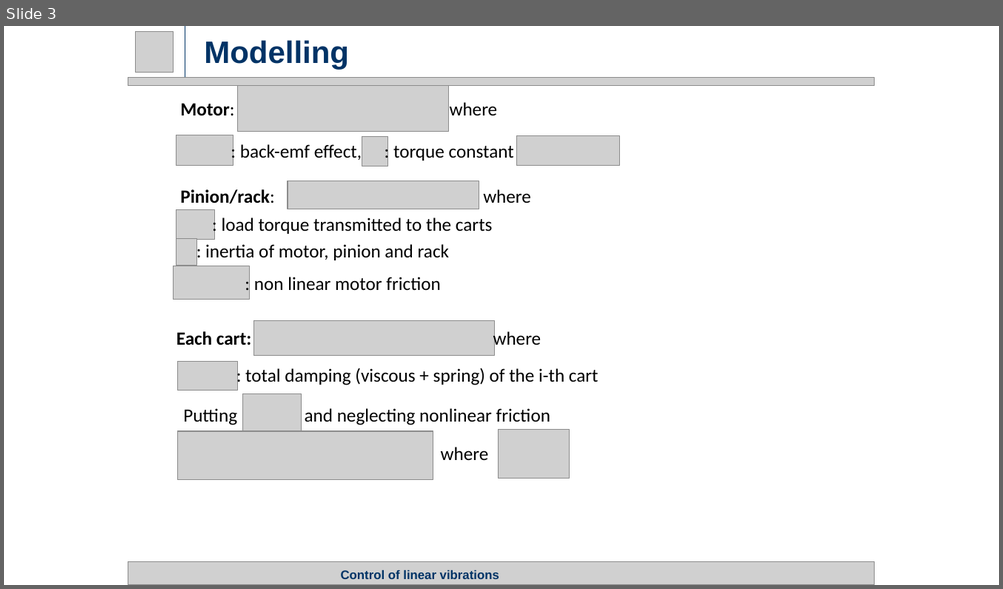
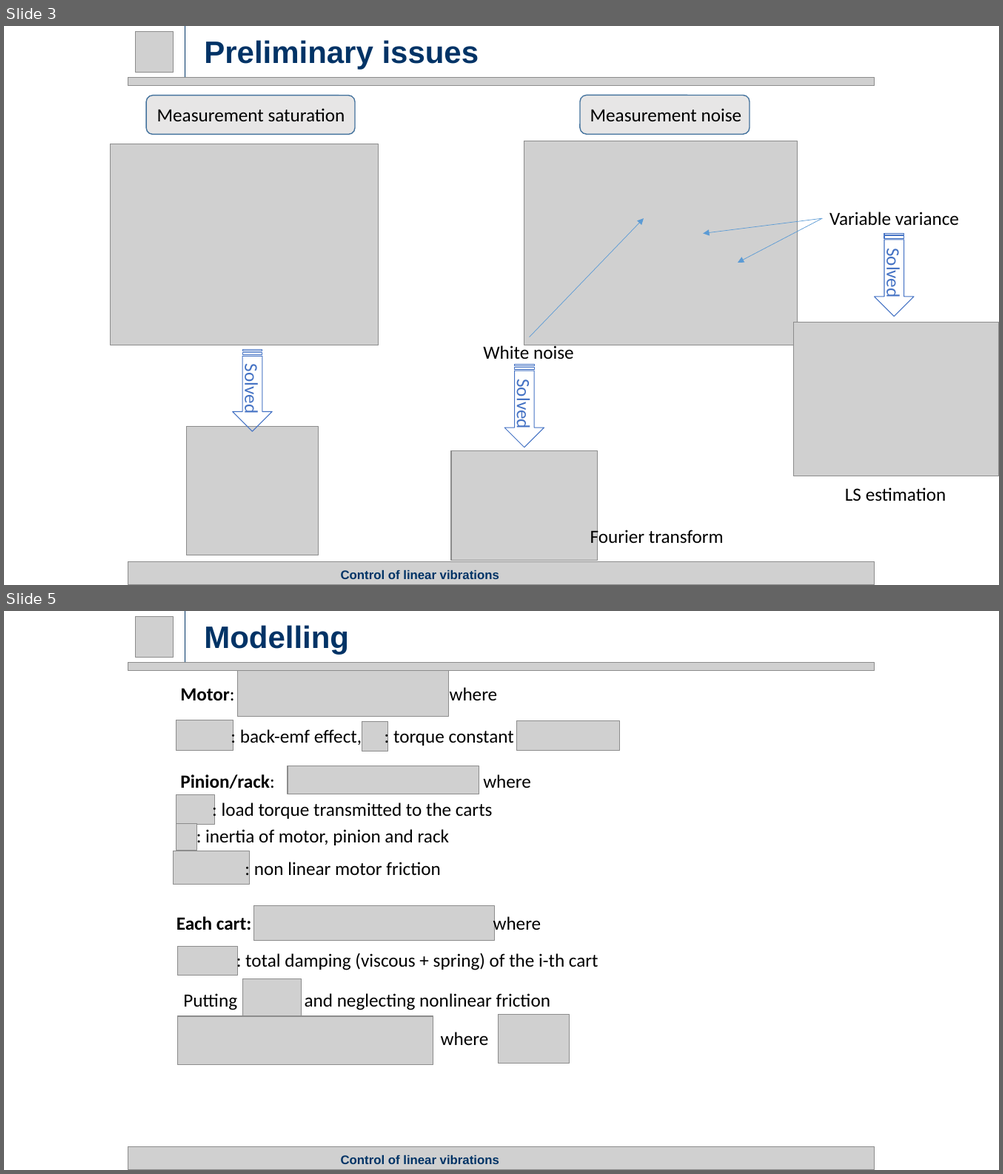
Before and after one commit to rssalessio/Control-Linear-Vibrations, a slide deck: finalPresentation/Part 1/Part1.pptx. Shown one above the other, each under a label of ours: slide 3 before the commit, slides 3 and 5 after it; the slides between them are not shown. The pictures are 1003x589 and 1003x1174 pixels, drawn with LibreOffice and Linux fonts; fonts in the diff are those of the drawing; grey boxes stand for pictures. Boxes give left, top, right and bottom in pixels: in the first picture for what was removed or moved away, otherwise in the second. Text is boxed around its words. In the diff, an @@ line names an element or a change of style, - is before the commit and + after.

```diff
--- a/finalPresentation/Part 1/Part1.pptx
+++ b/finalPresentation/Part 1/Part1.pptx
@@ slide 3 added at [4, 26, 999, 585], background #FFFFFF @@
@@ picture added at [135, 31, 173, 73] @@
@@ line added from (185, 78) to (185, 26), #003366 0.75 pt @@
@@ title added at [204, 40, 479, 69], 30 pt, text #003366, bold @@
+Preliminary issues
@@ picture added at [128, 78, 875, 86] @@
@@ rounded rectangle added at [147, 96, 356, 134], fill #E7E6E6, outline #43739E 1 pt @@
@@ text added at [157, 108, 345, 121], 18 pt, text #000000 @@
+Measurement saturation
@@ rounded rectangle added at [580, 96, 749, 134], fill #E7E6E6, outline #43739E 1 pt @@
@@ text added at [590, 108, 742, 121], 18 pt, text #000000 @@
+Measurement noise
@@ picture added at [111, 144, 378, 346] @@
@@ picture added at [524, 141, 797, 346] @@
@@ arrow added from (529, 337) to (643, 218), #5B9BD5 0.5 pt @@
@@ arrow added from (822, 218) to (703, 233), #5B9BD5 0.5 pt @@
@@ arrow added from (822, 218) to (737, 263), #5B9BD5 0.5 pt @@
@@ text added at [829, 212, 959, 226], 18 pt, text #000000 @@
+Variable variance
@@ striped right arrow added at [874, 233, 913, 316], outline #4472C4 0.75 pt, 18 pt, text #4472C4 @@
+Solved
@@ picture added at [794, 322, 999, 476] @@
@@ striped right arrow added at [233, 351, 272, 432], outline #4472C4 0.75 pt, 18 pt, text #4472C4 @@
+Solved
@@ text added at [483, 344, 574, 359], 18 pt, text #000000 @@
+White noise
@@ striped right arrow added at [505, 365, 544, 448], outline #4472C4 0.75 pt, 18 pt, text #4472C4 @@
+Solved
@@ picture added at [187, 426, 318, 556] @@
@@ picture added at [451, 452, 597, 561] @@
@@ text added at [845, 488, 946, 501], 18 pt, text #000000 @@
+LS estimation
@@ text added at [590, 528, 723, 548], 18 pt, text #000000 @@
+Fourier transform
@@ picture added at [128, 562, 875, 585] @@
@@ title added at [341, 571, 499, 580], 12 pt, text #003366, bold @@
+Control of linear vibrations
@@ what was slide 3 is now slide 5 @@
```
Also in this commit, not shown: 1 slide changed, 1 other slide added, 1 other file.
